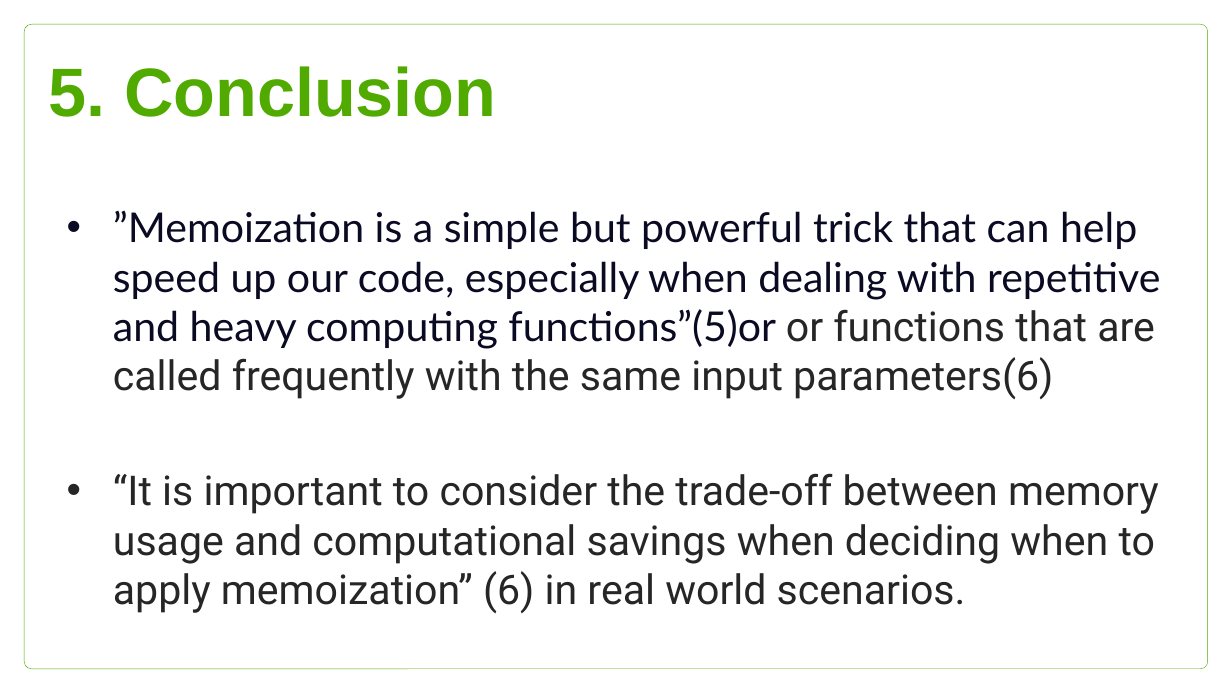
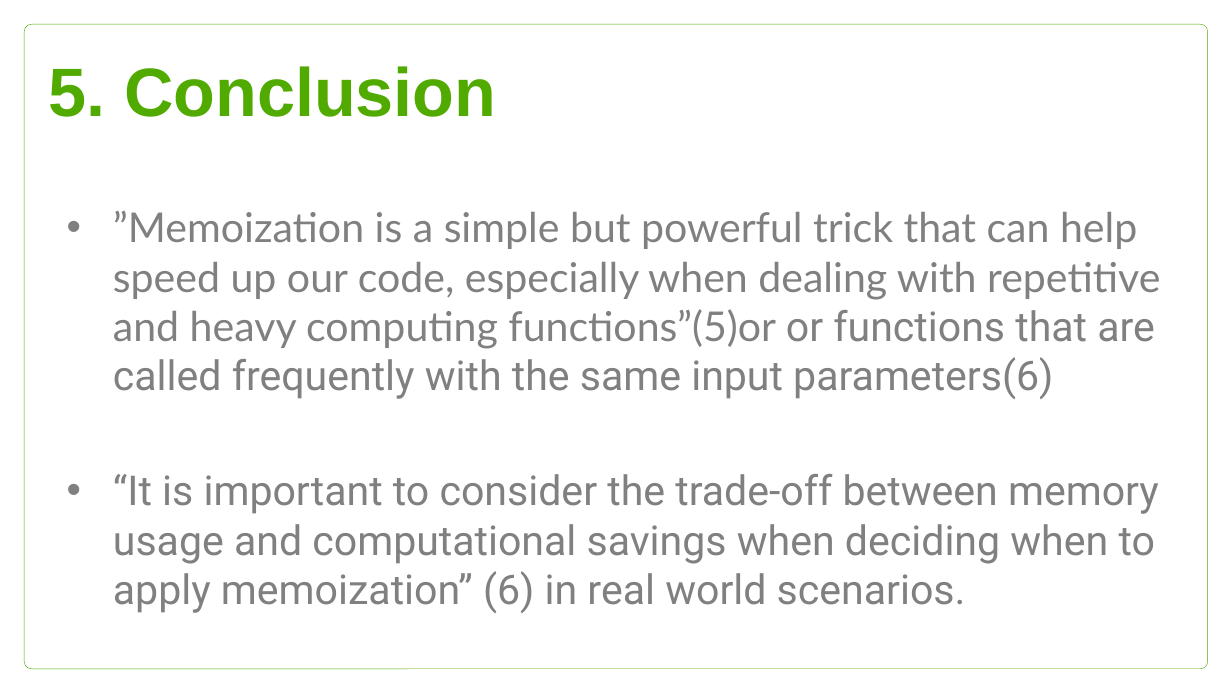
Before and after one commit to Btibor02/GroupWork, a slide deck: slide 23 of Groupwork ppt.pptx. Drawn at 1232x693 pixels with LibreOffice and Linux fonts; fonts in the diff are those of the drawing; background and template pictures are left out. Boxes give left, top, right and bottom in pixels: in the first picture for what was removed or moved away, otherwise in the second. Text is boxed around its words. In the diff, an @@ line names an element or a change of style, - is before the commit and + after.

```diff
--- a/Groupwork ppt.pptx
+++ b/Groupwork ppt.pptx
@@ subtitle "”Memoization is a simple but ..." at [113, 211, 1160, 613]: text colour #0A0A23 to #808080 in "”Memoization is a simple but powerful trick ..."; text colour #262626 to #808080 in "or functions that are called frequently with ...", "“It is important to consider the trade-off ..." @@
```
Also in this commit, not shown: 7 other slides changed.
